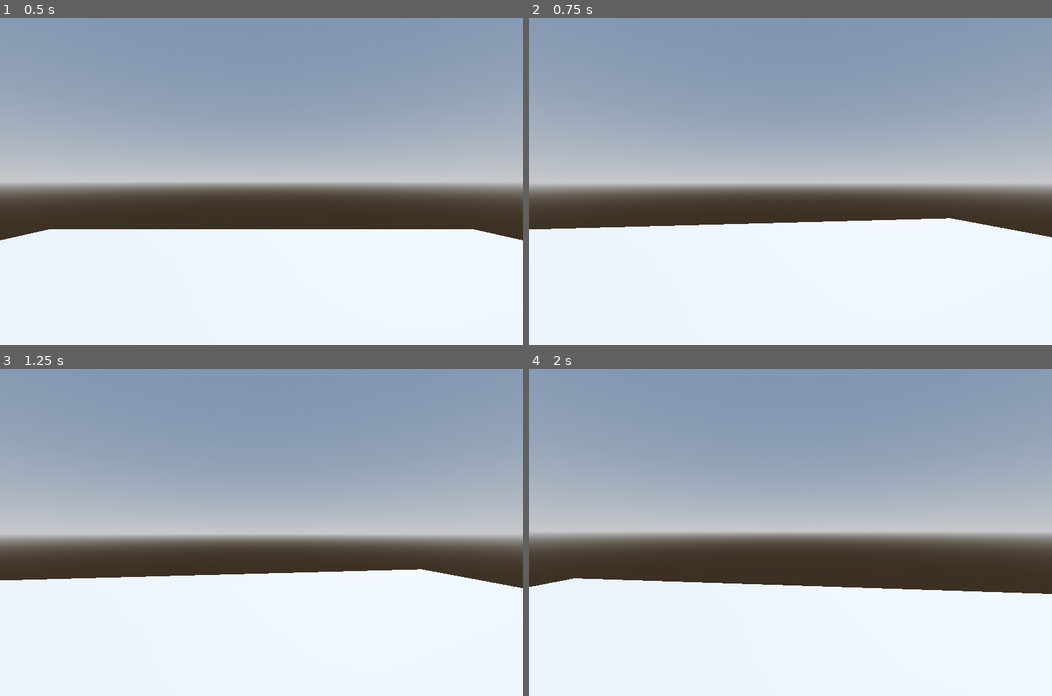
Above: before the commit, frames 1-4 (two rows, left to right).
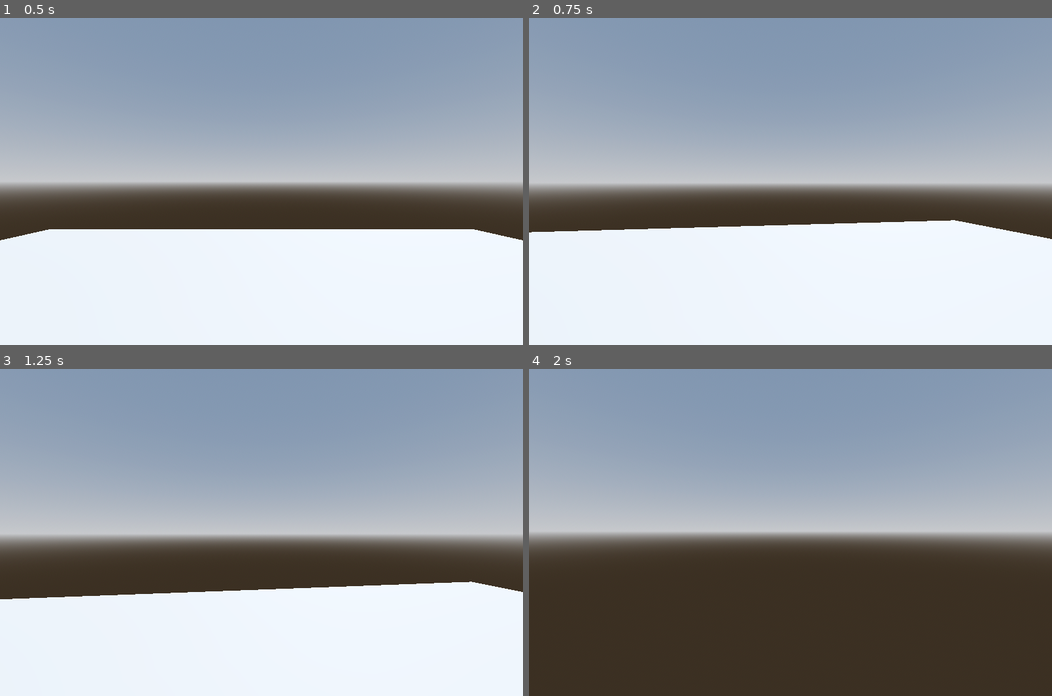
Above: after the commit, the same moments.

Repository: 36x8622xSx174x7169E/3D-Game
Game: Godot game, scene res://Levelfile.tscn
The game is run twice, just before and just after one commit, with the same random seed, the same clock (stepped at 60 frames per second) and the same inputs. This scene is started directly instead of the project's main scene.
Inputs (mouse positions are in pixels of both pictures, inside the frame that each line leads up to):
- Up to frame 1 (0.5 s): no input
- Up to frame 2 (0.75 s): move the mouse to (816, 181) at 0.52 s; hold W (move_forward) from 0.53 s (still down)
- Up to frame 3 (1.25 s): keep holding W (move_forward)
- Up to frame 4 (2 s): keep holding W (move_forward); move the mouse to (764, 532) at 1.27 s

Frame 1 is identical in both runs. In frame 2, 0.7% of the frame differs, in the area x 0-100%, y 61-68%; in frame 3, 4.4%; in frame 4, 34%, in the area x 0-100%, y 64-100%.

Commit message:
the crouch function still dosent work and occasionally my character getts boosted while jumping while springing but otherwhise everything is ok

Diff:
--- a/Player.gd
+++ b/Player.gd
@@ -1,4 +1,6 @@
 extends RigidBody3D
+
+enum MovementState { STANDING, CROUCHING, SPRINTING, SLIDING }
 
 var mouse_sensitivity := 0.001
 var twist_input := 0.0
@@ -8,195 +10,172 @@
 @onready var pitch_pivot := $TwistPivot/PitchPivot
 @onready var collision_shape := $CollisionShape3D
 
-var jump_impulse = Vector3(0, 8, 0)  # Adjust Y value for jump strength
+var jump_impulse = Vector3(0, 8, 0)
 var is_on_ground = false
-var air_control_factor = 0.1
+var air_control_factor = 0.05
 var max_air_speed = 7.0
-var normal_speed = 1100.0  # Normal movement speed
+var normal_speed = 1100.0
 var crouch_speed = 800.0
-var initial_sprint_speed = 2000.0  # Initial sprint speed for the first second
-var reduced_sprint_speed = 1600.0  # Reduced sprint speed after one second
-var sprint_duration = 6.0  # Time in seconds the player can sprint
-var sprint_cooldown = 4.0  # Time in seconds to wait before initial sprinting again
-var fast_sprint_cooldown = 7.0  # Time in seconds before allowing another fast sprint
+var initial_sprint_speed = 2000.0
+var reduced_sprint_speed = 1600.0
+var sprint_duration = 6.0
+var sprint_cooldown = 4.0
+var fast_sprint_cooldown = 7.0
 
 var sprint_timer = 0.0
 var sprint_cooldown_timer = 0.0
 var fast_sprint_timer = 0.0
 var can_sprint = true
 var can_fast_sprint = true
-var sprint_start_time = 0.0  # Time when sprinting starts
+var sprint_start_time = 0.0
 
 var is_crouching = false
-var crouch_height = 0.5  # Height when crouching
-var stand_height = 0.975   # Height when standing
-var current_height = stand_height  # Initialize to standing height
-var crouch_speed_transition = 10.0  # Speed of transitioning between crouch and stand
+var crouch_height = 1.0
+var stand_height = 1.0
+var current_height = stand_height
+var crouch_speed_transition = 10.0
 
-var slide_duration = 1.0  # Duration of the slide
+var slide_duration = 1.0
 var slide_timer = 0.0
 var is_sliding = false
 
-# Called when the node enters the scene tree for the first time.
 func _ready() -> void:
 	Input.set_mouse_mode(Input.MOUSE_MODE_CAPTURED)
+	update_collision_shape()
 
-	if collision_shape:
-		# Adjust the collision shape based on initial character height
-		collision_shape.scale.y = current_height  # Set initial height to standing height
+func _physics_process(delta):
+	handle_ground_detection()
+	handle_jumping()
+	handle_movement(delta)
+	handle_sprint(delta)
+	handle_crouching(delta)
+	handle_sliding(delta)
+	update_crouch_position(delta)
 
-# Called every physics frame
-func _physics_process(delta):
-	# Ground detection logic
+func handle_ground_detection() -> void:
 	var ray_params = PhysicsRayQueryParameters3D.new()
 	ray_params.from = global_transform.origin
-	ray_params.to = global_transform.origin + Vector3(0, -1, 0) * 2.0  # Increased length for reliability
+	ray_params.to = global_transform.origin + Vector3(0, -1, 0) * 2.0
 	ray_params.exclude = [self]
 
 	var space_state = get_world_3d().direct_space_state
 	var ray = space_state.intersect_ray(ray_params)
 	is_on_ground = ray.size() > 0
 
-	# Check for jump input
+func handle_jumping() -> void:
 	if Input.is_action_just_pressed("move_up") and is_on_ground:
-		print("Jumping!")  # Debugging: Check if jump input is registered
 		apply_central_impulse(jump_impulse)
 
-	# Movement logic: Only apply forces if on the ground
+func handle_movement(delta: float) -> void:
 	var input := Vector3.ZERO
 	input.x = Input.get_axis("move_left", "move_right")
 	input.z = Input.get_axis("move_forward", "move_back")
 
-	var is_sprinting = Input.is_action_pressed("move_forward") and Input.is_action_pressed("move_sprint")
-
-	# Determine sprint speed
-	var current_speed = normal_speed
-	if is_sprinting and can_sprint:
-		if sprint_timer <= 0.0:
-			if sprint_cooldown_timer <= 0.0:
-				# Start fast sprint if possible
-				if can_fast_sprint:
-					sprint_timer = sprint_duration
-					sprint_start_time = Time.get_ticks_msec() / 1000.0  # Record the start time of the sprint
-					can_fast_sprint = false
-					fast_sprint_timer = fast_sprint_cooldown
-				else:
-					# Normal sprinting
-					sprint_timer = sprint_duration
-					sprint_start_time = Time.get_ticks_msec() / 1000.0
-			else:
-				# Cannot sprint due to cooldown
-				sprint_timer = 0.0
-		else:
-			sprint_timer -= delta
-
-		# Determine speed based on the time elapsed since sprinting started
-		if Time.get_ticks_msec() / 1000.0 - sprint_start_time <= 1.0:
-			current_speed = initial_sprint_speed
-		else:
-			current_speed = reduced_sprint_speed
-	else:
-		current_speed = normal_speed
-
+	var current_speed = get_current_speed()
 	if is_on_ground:
 		apply_central_force(twist_pivot.basis * input * current_speed * delta)
 	else:
-		apply_central_force(twist_pivot.basis * input * current_speed * delta * air_control_factor)
+		apply_central_force(twist_pivot.basis * input * (current_speed * air_control_factor) * delta)
 
+	limit_air_speed()
+
+func get_current_speed() -> float:
+	if is_on_ground and Input.is_action_pressed("move_forward") and Input.is_action_pressed("move_sprint") and can_sprint:
+		if Time.get_ticks_msec() / 1000.0 - sprint_start_time <= 1.0:
+			return initial_sprint_speed
+		else:
+			return reduced_sprint_speed
+	else:
+		return normal_speed
+
+func limit_air_speed() -> void:
 	var current_velocity = linear_velocity
-	var speed = current_velocity.length()
-	if speed > max_air_speed:
+	if current_velocity.length() > max_air_speed:
 		linear_velocity = current_velocity.normalized() * max_air_speed
 
-	# Handle sprint cooldown
-	if sprint_cooldown_timer > 0.0:
-		sprint_cooldown_timer -= delta
+func handle_sprint(delta: float) -> void:
+	if sprint_timer > 0.0:
+		sprint_timer -= delta
+	else:
 		if sprint_cooldown_timer <= 0.0:
 			can_sprint = true
+		else:
+			sprint_cooldown_timer -= delta
 
-	# Update sprint ability
 	if sprint_timer <= 0.0:
 		can_sprint = false
-		sprint_cooldown_timer = sprint_cooldown  # Start cooldown for initial sprint speed
-		sprint_timer = 0.0
+		sprint_cooldown_timer = sprint_cooldown
 		can_fast_sprint = true
 
-	# Handle fast sprint timer
 	if fast_sprint_timer > 0.0:
 		fast_sprint_timer -= delta
 
-	# Handle crouching
+func handle_crouching(delta: float) -> void:
 	if Input.is_action_pressed("move_crouch") and is_on_ground:
 		crouch(delta)
 	else:
 		stand(delta)
 
-	# Handle sliding
-	if Input.is_action_just_pressed("move_slide") and is_sprinting and !is_sliding:
+func handle_sliding(delta: float) -> void:
+	if Input.is_action_just_pressed("move_slide") and can_sprint and not is_sliding:
 		start_slide()
 	if is_sliding:
 		slide_timer -= delta
 		if slide_timer <= 0.0:
 			stop_slide()
-	# Check if the space bar is pressed to cancel sliding
+
 	if Input.is_action_just_pressed("move_up") and is_sliding:
 		stop_slide()
 
-# Function to start sliding
+func update_crouch_position(delta: float) -> void:
+	if is_crouching:
+		var height_diff = stand_height - crouch_height
+		global_transform.origin.y -= height_diff * delta
+	elif not is_crouching:
+		var height_diff = stand_height - crouch_height
+		global_transform.origin.y += height_diff * delta
+
 func start_slide() -> void:
 	is_sliding = true
 	slide_timer = slide_duration
-	# Apply a sliding force or velocity to simulate sliding
-	linear_velocity = twist_pivot.basis * Vector3(0, 0, reduced_sprint_speed)  # Adjust direction as needed
+	linear_velocity = twist_pivot.basis * Vector3(0, 0, reduced_sprint_speed)
 
-# Function to stop sliding
 func stop_slide() -> void:
 	is_sliding = false
 	slide_timer = 0.0
-	# Optionally, reset velocity or apply friction to end the slide
-	linear_velocity = linear_velocity * 0.5  # Reduce velocity to simulate friction or stop sliding
+	linear_velocity *= 0.5
 
-# Function to handle crouching
 func crouch(delta: float) -> void:
 	if not is_crouching:
 		is_crouching = true
-		# Smoothly transition to crouch height
 		current_height = lerp(current_height, crouch_height, delta * crouch_speed_transition)
 		if collision_shape:
-			collision_shape.scale.y = current_height  # Adjust the collision shape for crouching
-		# Adjust the character's position to prevent floating/sinking
-		var height_diff = stand_height - crouch_height
-		global_transform.origin.y -= height_diff * delta  # Lower the position as we crouch
+			collision_shape.scale.y = current_height
+		update_crouch_position(delta)
 
-# Function to handle standing
 func stand(delta: float) -> void:
 	if is_crouching:
 		is_crouching = false
-		# Smoothly transition to standing height
 		current_height = lerp(current_height, stand_height, delta * crouch_speed_transition)
 		if collision_shape:
-			collision_shape.scale.y = current_height  # Reset the collision shape to standing height
-		# Adjust the character's position to prevent floating/sinking
-		var height_diff = stand_height - crouch_height
-		global_transform.origin.y += height_diff * delta  # Raise the position as we stand
+			collision_shape.scale.y = current_height
+		update_crouch_position(delta)
 
-# Called every frame. 'delta' is the elapsed time since the previous frame.
+func update_collision_shape() -> void:
+	if collision_shape:
+		collision_shape.scale.y = current_height
+
 func _process(delta: float) -> void:
 	if Input.is_action_just_pressed("ui_cancel"):
 		Input.set_mouse_mode(Input.MOUSE_MODE_VISIBLE)
 
-	# Handle mouse movement input for camera rotation
 	twist_pivot.rotate_y(twist_input)
 	pitch_pivot.rotate_x(pitch_input)
-	pitch_pivot.rotation.x = clamp(pitch_pivot.rotation.x,
-		deg_to_rad(-70),
-		deg_to_rad(70)
-	)
+	pitch_pivot.rotation.x = clamp(pitch_pivot.rotation.x, deg_to_rad(-70), deg_to_rad(70))
 
 	twist_input = 0.0
 	pitch_input = 0.0
 
-# Handle unhandled input for mouse look
 func _unhandled_input(event: InputEvent) -> void:
 	if event is InputEventMouseMotion:
 		if Input.get_mouse_mode() == Input.MOUSE_MODE_CAPTURED:
